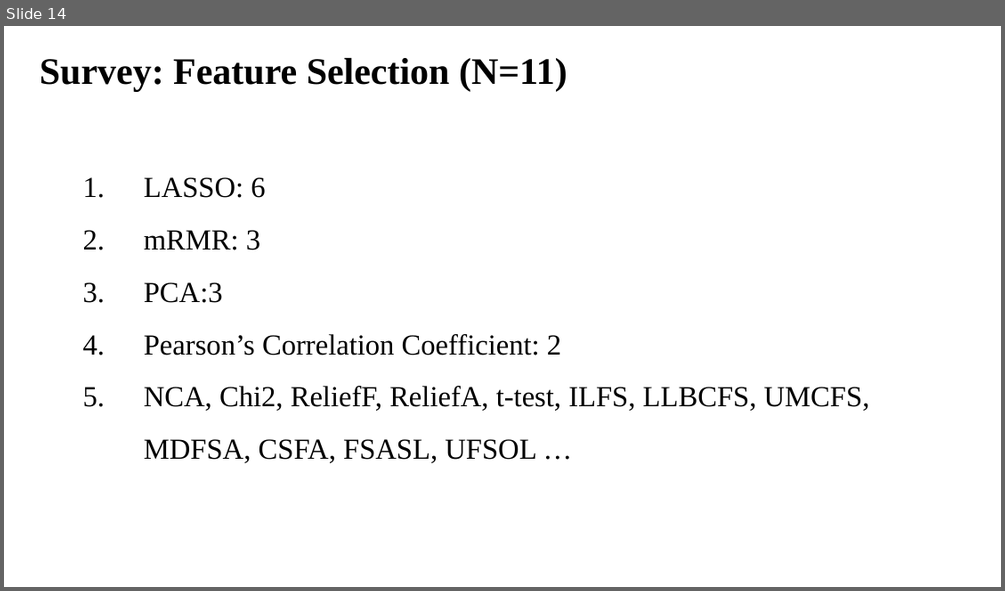
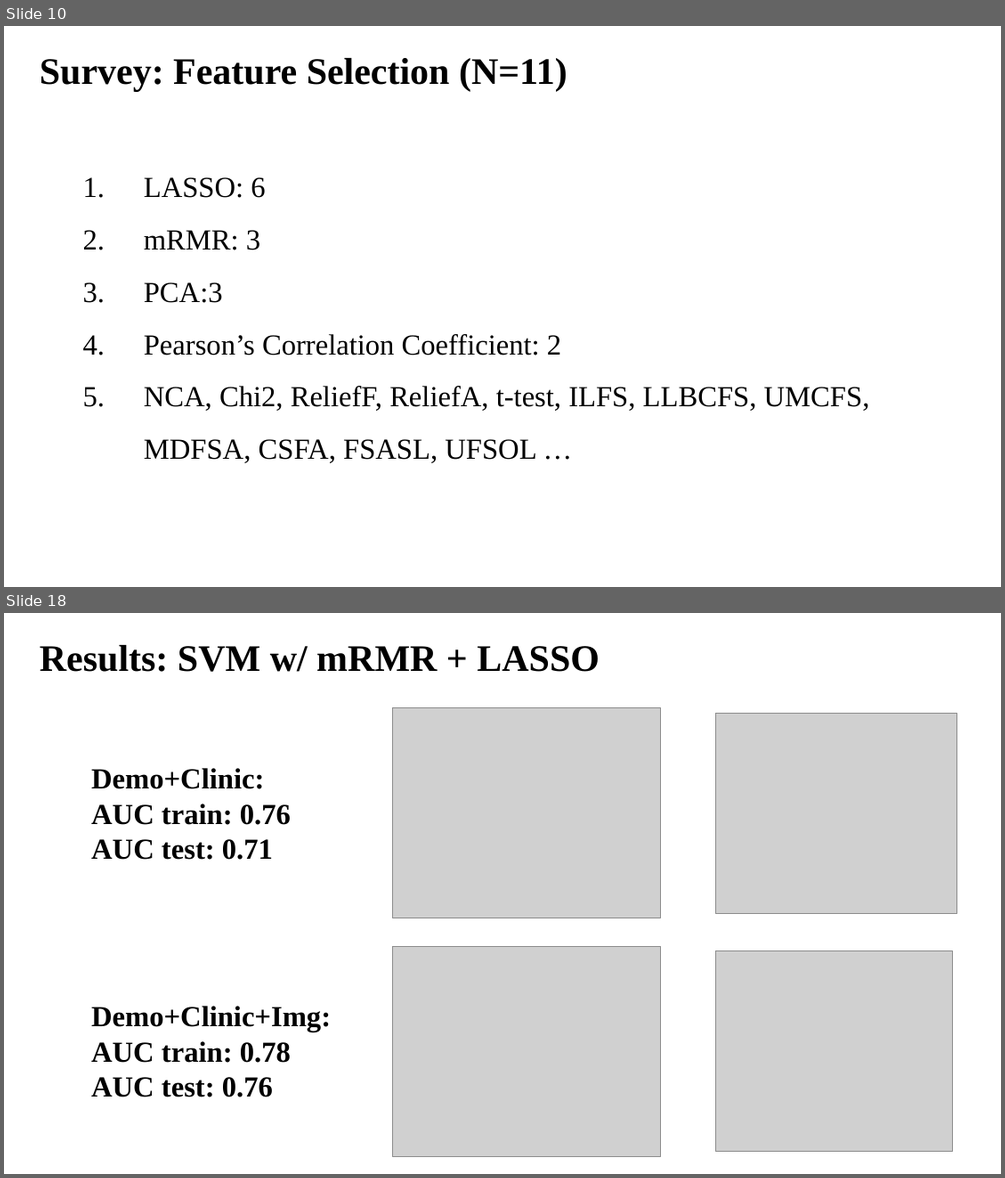
Before and after one commit to Biobots/Levodopa_Parkinson_MRI, a slide deck: doc/0221.pptx. Shown one above the other, each under a label of ours: slide 14 before the commit, slides 10 and 18 after it; the slides between them are not shown. The pictures are 1005x591 and 1005x1178 pixels, drawn with LibreOffice and Linux fonts; fonts in the diff are those of the drawing; grey boxes stand for pictures. Boxes give left, top, right and bottom in pixels: in the first picture for what was removed or moved away, otherwise in the second. Text is boxed around its words. In the diff, an @@ line names an element or a change of style, - is before the commit and + after.

```diff
--- a/doc/0221.pptx
+++ b/doc/0221.pptx
@@ slide 18 added at <box>4,613,1001,1174</box>, background #FFFFFF @@
@@ text added at <box>40,645,599,672</box>, 36 pt, text #000000, bold @@
+Results: SVM w/ mRMR + LASSO
@@ picture added at <box>393,708,661,919</box> @@
@@ picture added at <box>715,713,956,913</box> @@
@@ text added at <box>91,768,291,860</box>, 28 pt, text #000000, bold @@
+Demo+Clinic:
+AUC train: 0.76
+AUC test: 0.71
@@ picture added at <box>393,946,661,1157</box> @@
@@ picture added at <box>715,950,952,1151</box> @@
@@ text added at <box>91,1005,331,1097</box>, 28 pt, text #000000, bold @@
+Demo+Clinic+Img:
+AUC train: 0.78
+AUC test: 0.76
@@ what was slide 14 is now slide 10 @@
```
Also in this commit, not shown: 7 slides changed, 3 other slides added, 5 other files.
